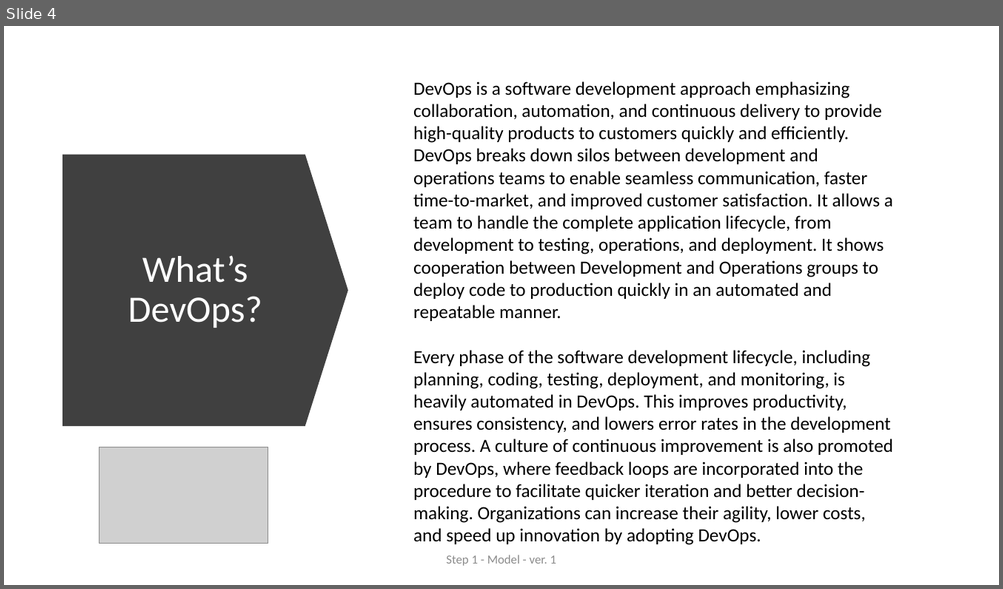
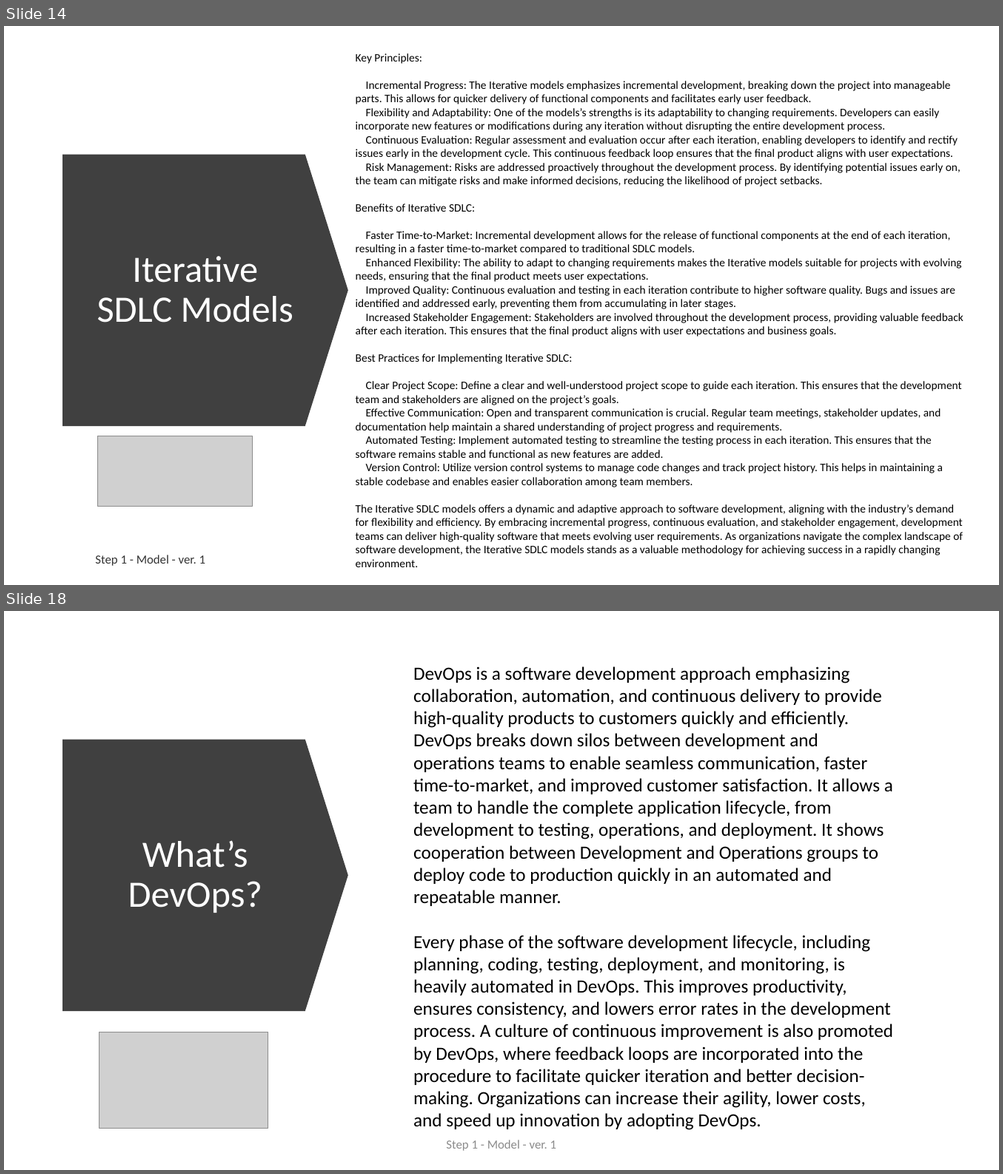
Before and after one commit to ext4dmin/DevOps-Mentorship, a slide deck: Step1-Model_speach.pptx. Shown one above the other, each under a label of ours: slide 4 before the commit, slides 14 and 18 after it; the slides between them are not shown. The pictures are 1003x589 and 1003x1174 pixels, drawn with LibreOffice and Linux fonts; fonts in the diff are those of the drawing; grey boxes stand for pictures. Boxes give left, top, right and bottom in pixels: in the first picture for what was removed or moved away, otherwise in the second. Text is boxed around its words. In the diff, an @@ line names an element or a change of style, - is before the commit and + after.

Commit message:
Step 1. Model. <before editing>

```diff
--- a/Step1-Model_speach.pptx
+++ b/Step1-Model_speach.pptx
@@ slide 14 added at (4,26,999,585), background #FFFFFF @@
@@ text added at (356,53,963,568), 11 pt, text #000000 @@
+Key Principles:
+Incremental Progress: The Iterative models emphasizes incremental development, breaking down the project into manageable parts. This allows for quicker delivery of functional components and facilitates early user feedback.
+Flexibility and Adaptability: One of the models’s strengths is its adaptability to changing requirements. Developers can easily incorporate new features or modifications during any iteration without disrupting the entire development process.
+Continuous Evaluation: Regular assessment and evaluation occur after each iteration, enabling developers to identify and rectify issues early in the development cycle. This continuous feedback loop ensures that the final product aligns with user expectations.
+Risk Management: Risks are addressed proactively throughout the development process. By identifying potential issues early on, the team can mitigate risks and make informed decisions, reducing the likelihood of project setbacks.
+Benefits of Iterative SDLC:
+Faster Time-to-Market: Incremental development allows for the release of functional components at the end of each iteration, resulting in a faster time-to-market compared to traditional SDLC models.
+Enhanced Flexibility: The ability to adapt to changing requirements makes the Iterative models suitable for projects with evolving needs, ensuring that the final product meets user expectations.
+Improved Quality: Continuous evaluation and testing in each iteration contribute to higher software quality. Bugs and issues are identified and addressed early, preventing them from accumulating in later stages.
+Increased Stakeholder Engagement: Stakeholders are involved throughout the development process, providing valuable feedback after each iteration. This ensures that the final product aligns with user expectations and business goals.
+Best Practices for Implementing Iterative SDLC:
+Clear Project Scope: Define a clear and well-understood project scope to guide each iteration. This ensures that the development team and stakeholders are aligned on the project’s goals.
+Effective Communication: Open and transparent communication is crucial. Regular team meetings, stakeholder updates, and documentation help maintain a shared understanding of project progress and requirements.
+Automated Testing: Implement automated testing to streamline the testing process in each iteration. This ensures that the software remains stable and functional as new features are added.
+Version Control: Utilize version control systems to manage code changes and track project history. This helps in maintaining a stable codebase and enables easier collaboration among team members.
+The Iterative SDLC models offers a dynamic and adaptive approach to software development, aligning with the industry’s demand for flexibility and efficiency. By embracing incremental progress, continuous evaluation, and stakeholder engagement, development teams can deliver high-quality software that meets evolving user requirements. As organizations navigate the complex landscape of software development, the Iterative SDLC models stands as a valuable methodology for achieving success in a rapidly changing environment.
@@ down arrow added at (63,154,349,426), fill #404040 @@
@@ title added at (97,256,293,323), 36 pt, text #FFFFFF @@
+Iterative SDLC Models
@@ picture added at (97,437,253,507) @@
@@ text added at (95,555,205,566), 12 pt, text #000000 at 80% opacity @@
+Step 1 - Model - ver. 1
@@ what was slide 4 is now slide 18 @@
```
Also in this commit, not shown: 2 slides changed, 33 other slides added, 1 other file.
